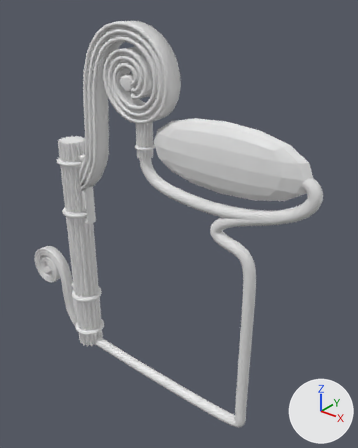
The Blender file blender files/street-light-anim.blend: old version first, new version second.
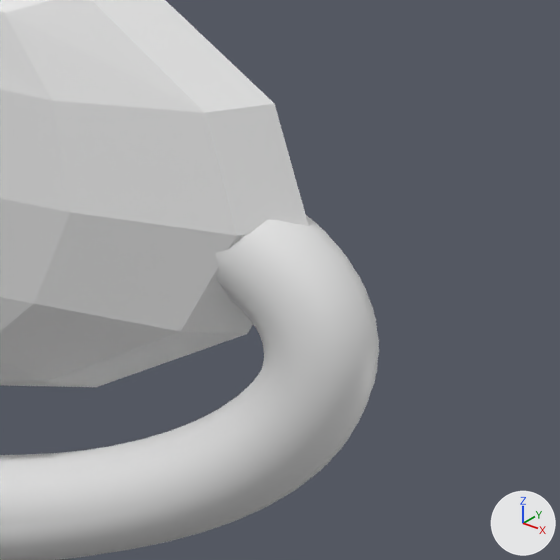
Each version is shown whole from a 50 mm lens placed at (-5.25, -8.22, 9.31), pointed at (-12.34, 0.65, 3.81), then close up on the part from 76% to 97% of the width and 33% to 50% of the height. Lighting does not change. The marker at lower right points along +X, +Y and +Z.
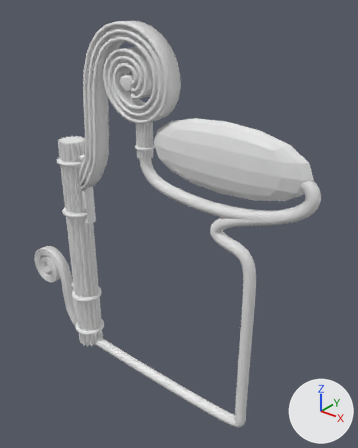
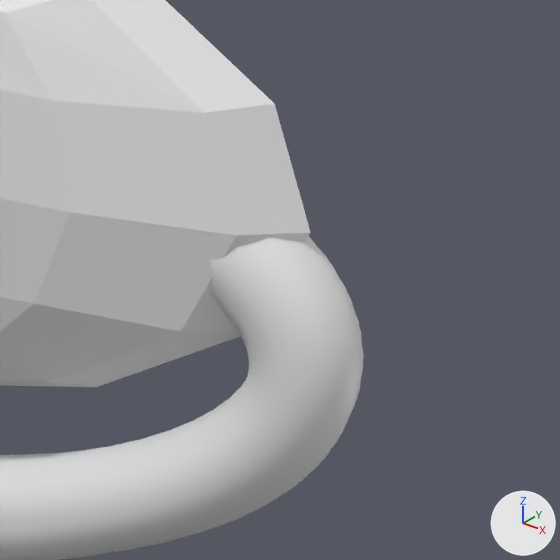
What changed in the scene script:
```text
Change cu_nurbspath_001:
    where _sp = cu_nurbspath_001.splines.new('NURBS'); _sp.points.add(18)
    remove _sp.points.foreach_set('co', [-1.889, 0.0, 0.844, 1.0, -1.956, 0.0, 0.244, 1.0, -1.0, 0.0, 0.0, 1.0, -0.499, 0.0, 0.0, 1.0, 0.172, 0.0, -0.0952, 1.0, 2.527, 0.0, 0.214, 1.0, 2.634, 0.0, 1.504, 1.0, -0.304, 0.0, 0.848, 1.0, 2.634, 0.0, 1.504, 1.0, 2.527, 0.0, 0.214, 1.0, 0.172, 0.0, -0.0952, 1.0, -0.0256, 0.0, -0.834, 1.0, 1.163, 0.0, -0.71, 1.0, 1.122, 0.0, -1.577, 1.0, 1.122, 0.0, -5.371, 1.0, 1.122, 0.0, -5.819, 1.0, 1.199, 0.0, -5.939, 1.0, -4.268, 0.0, -5.857, 1.0, -4.36, 0.0, -5.777, 1.0])
    add _sp.points.foreach_set('co', [-1.889, 0.0, 0.844, 1.0, -1.956, 0.0, 0.244, 1.0, -1.0, 0.0, 0.0, 1.0, -0.499, 0.0, 0.0, 1.0, 0.172, 0.0, -0.0952, 1.0, 2.527, 0.0, 0.214, 1.0, 2.634, 0.0, 1.504, 1.0, -1.33, 0.0, 1.099, 1.0, 2.634, 0.0, 1.504, 1.0, 2.527, 0.0, 0.214, 1.0, 0.172, 0.0, -0.0952, 1.0, -0.0256, 0.0, -0.834, 1.0, 1.163, 0.0, -0.71, 1.0, 1.122, 0.0, -1.577, 1.0, 1.122, 0.0, -5.371, 1.0, 1.122, 0.0, -5.819, 1.0, 1.199, 0.0, -5.939, 1.0, -4.268, 0.0, -5.857, 1.0, -4.36, 0.0, -5.777, 1.0])
```

Changed parts and their boxes [x1, y1, x2, y2] in the close-ups (560 x 560 px):
'NurbsPath.001', reshaped: before [0, 215, 379, 560]; after [0, 236, 364, 560]
